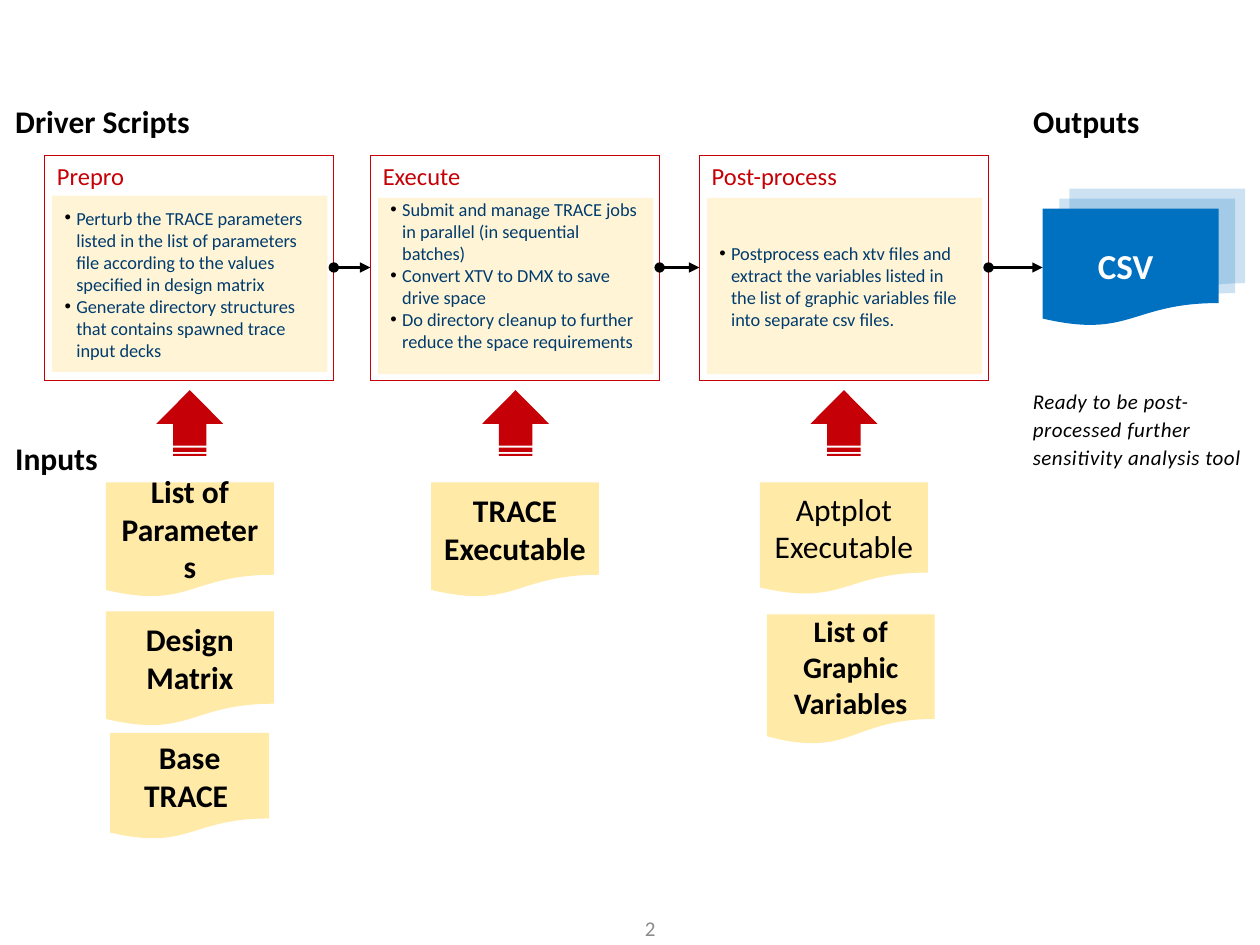
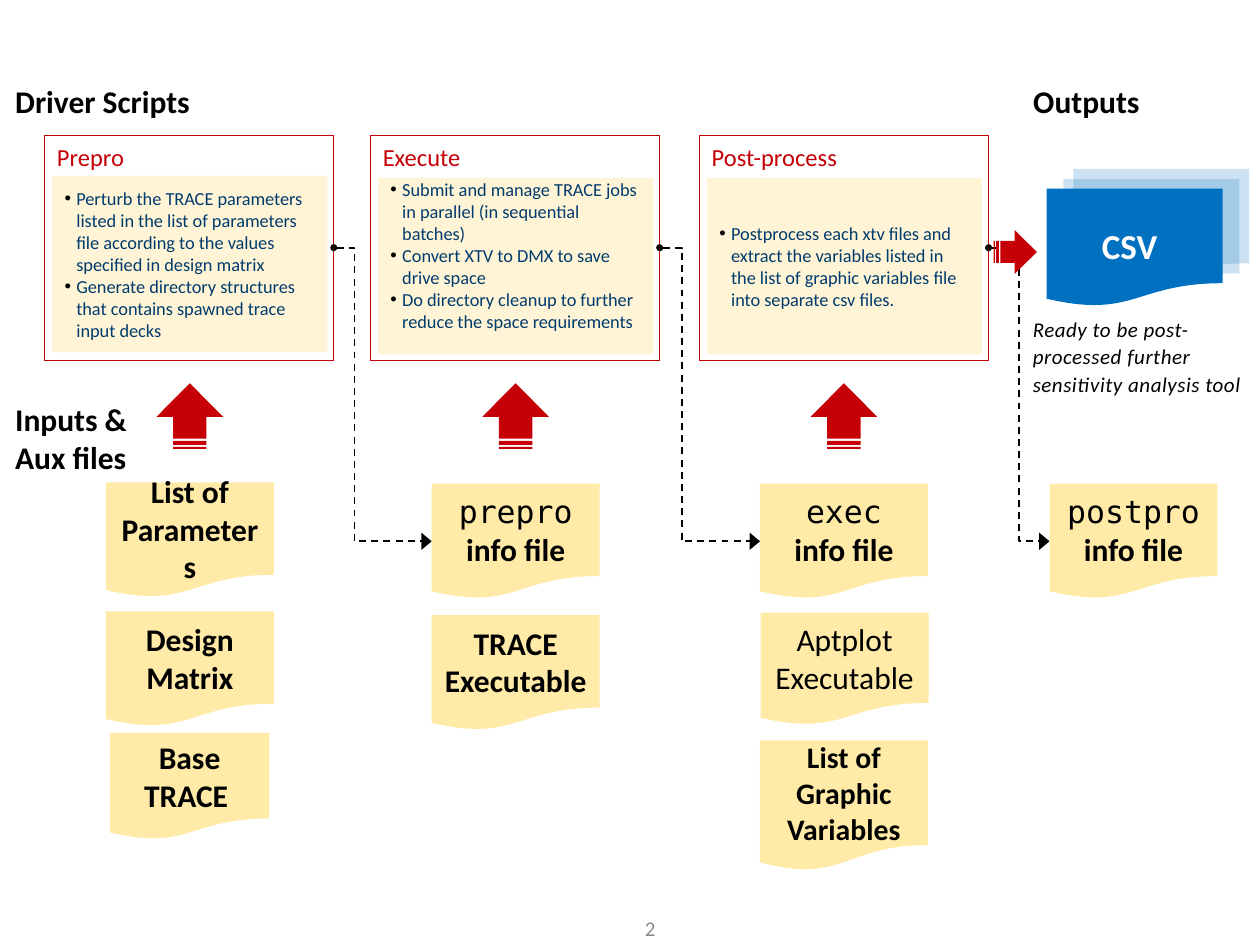
Before and after one commit to damar-wicaksono/trace-simexp, a slide deck: slide 2 of memorandum/figures/figures.pptx. Drawn at 1260x945 pixels with LibreOffice and Linux fonts; fonts in the diff are those of the drawing. Boxes give left, top, right and bottom in pixels: in the first picture for what was removed or moved away, otherwise in the second. Text is boxed around its words. In the diff, an @@ line names an element or a change of style, - is before the commit and + after.

Commit message:
Revise figure to include info files

```diff
--- a/memorandum/figures/figures.pptx
+++ b/memorandum/figures/figures.pptx
@@ 6 rectangles, 3 texts: place and size @@
-6 rectangles, 3 texts at [15,111,1139,381]
+6 rectangles, 3 texts at [15,91,1139,360]
@@ 3 flow chart documents, 1 text: place and size @@
-3 flow chart documents, 1 text at [1043,189,1246,328]
+3 flow chart documents, 1 text at [1047,169,1250,307]
@@ striped right arrow added at [994,231,1037,275], fill #C50006 @@
@@ double arrow removed from (334, 267) to (370, 267) @@
@@ elbow double arrow added from (334, 248) to (432, 542), #000000 1 pt dashed @@
@@ double arrow removed from (660, 267) to (699, 267) @@
@@ elbow double arrow added from (660, 248) to (760, 542), #000000 1 pt dashed @@
@@ double arrow removed from (989, 267) to (1043, 267) @@
@@ elbow double arrow added from (989, 248) to (1050, 542), #000000 1 pt dashed @@
@@ text "Ready to be post- processed ...": place and size @@
-text "Ready to be post- processed ..." at [1033,394,1240,469]
+text "Ready to be post- processed ..." at [1033,322,1240,396]
@@ 3 striped right arrows: place and size @@
-3 striped right arrows at [157,390,878,455]
+3 striped right arrows at [157,384,878,449]
@@ text at [15,410,127,470]: text changed @@
-Inputs
+Inputs &
+Aux files
@@ flow chart document added at [432,484,600,598], fill #FFEAA8, 18 pt, text #000000, bold @@
+prepro
+info file
@@ flow chart document added at [760,484,927,598], fill #FFEAA8, 18 pt, text #000000, bold @@
+exec
+info file
@@ flow chart document added at [1050,484,1217,598], fill #FFEAA8, 18 pt, text #000000, bold @@
+postpro
+info file
@@ flow chart document "TRACE Executable": place and size @@
-flow chart document "TRACE Executable" at [431,483,598,597]
+flow chart document "TRACE Executable" at [432,615,600,730]
@@ flow chart document "Aptplot Executable": place and size @@
-flow chart document "Aptplot Executable" at [760,483,927,595]
+flow chart document "Aptplot Executable" at [761,612,929,724]
@@ flow chart document "List of Graphic Variables": place and size @@
-flow chart document "List of Graphic Variables" at [767,615,935,746]
+flow chart document "List of Graphic Variables" at [760,741,927,872]
```
Also in this commit, not shown: 1 other file.
